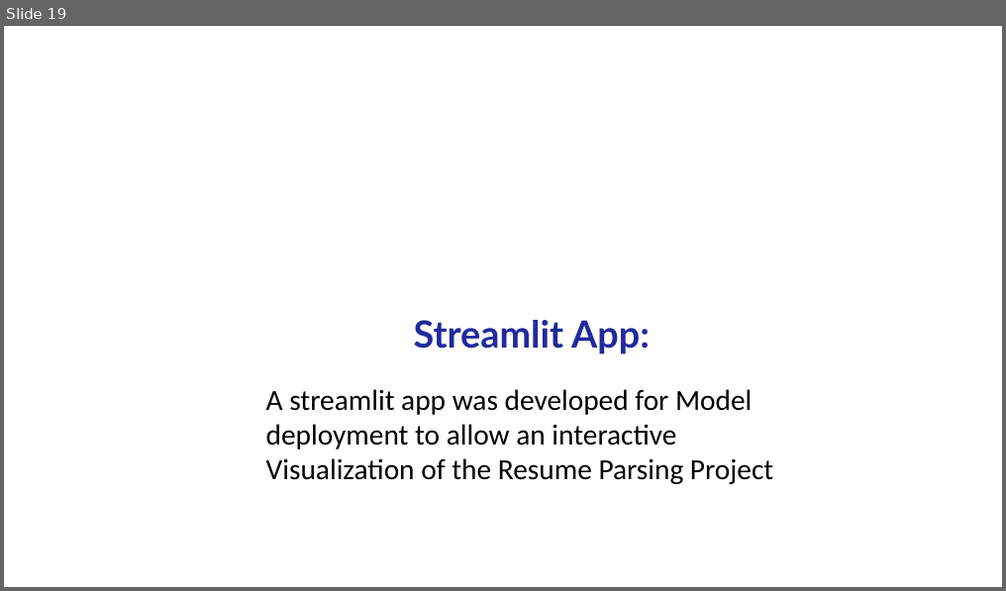
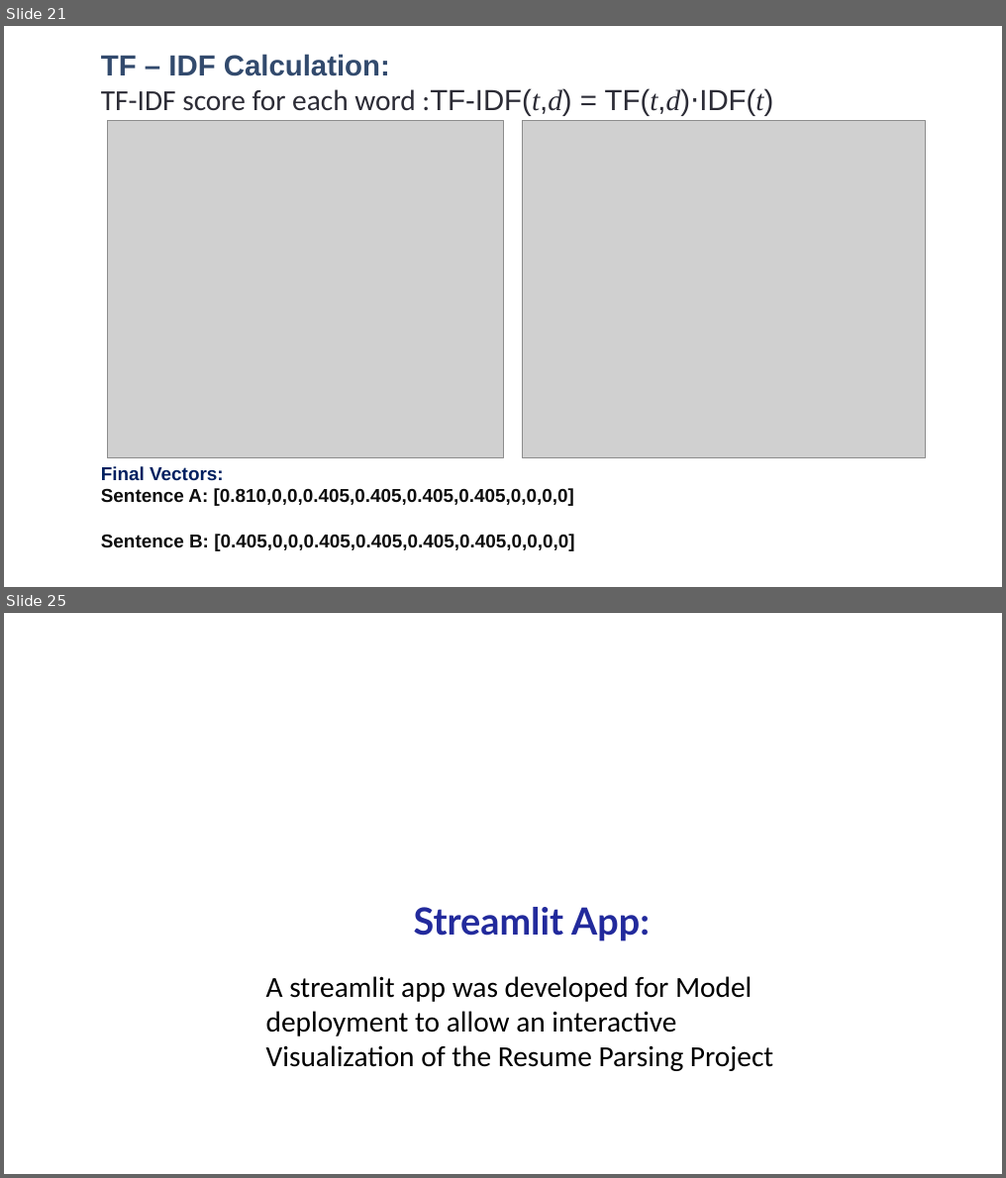
Before and after one commit to mk7890/Resume-Parsing-System, a slide deck: ResumeParserSystem_Presentation.pptx. Shown one above the other, each under a label of ours: slide 19 before the commit, slides 21 and 25 after it; the slides between them are not shown. The pictures are 1006x591 and 1006x1178 pixels, drawn with LibreOffice and Linux fonts; fonts in the diff are those of the drawing; grey boxes stand for pictures; background and template pictures are left out. Boxes give left, top, right and bottom in pixels: in the first picture for what was removed or moved away, otherwise in the second. Text is boxed around its words. In the diff, an @@ line names an element or a change of style, - is before the commit and + after.

```diff
--- a/ResumeParserSystem_Presentation.pptx
+++ b/ResumeParserSystem_Presentation.pptx
@@ slide 21 added at <box>4,26,1002,587</box>, background #FFFFFF @@
@@ text added at <box>101,54,773,116</box>, 28 pt, text #2C2C36 @@
+TF – IDF Calculation:
+TF-IDF score for each word :TF-IDF(t,d) = TF(t,d)⋅IDF(t)
@@ picture added at <box>107,121,503,459</box> @@
@@ picture added at <box>523,121,926,459</box> @@
@@ text added at <box>101,467,574,552</box>, 18 pt, text #0D0D0D, bold @@
+Final Vectors:
+Sentence A: [0.810,0,0,0.405,0.405,0.405,0.405,0,0,0,0]
+Sentence B: [0.405,0,0,0.405,0.405,0.405,0.405,0,0,0,0]
@@ what was slide 19 is now slide 25 @@
```
Also in this commit, not shown: 9 slides changed, 15 other slides added, 10 slides removed.
